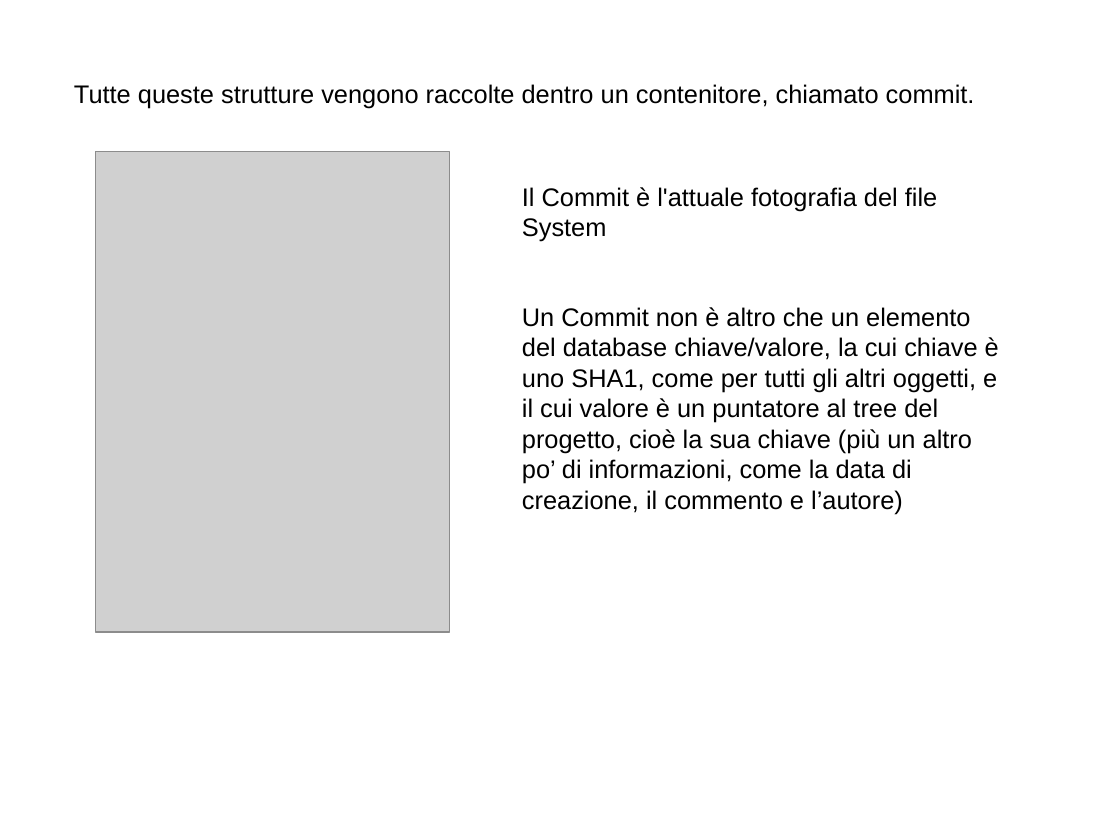
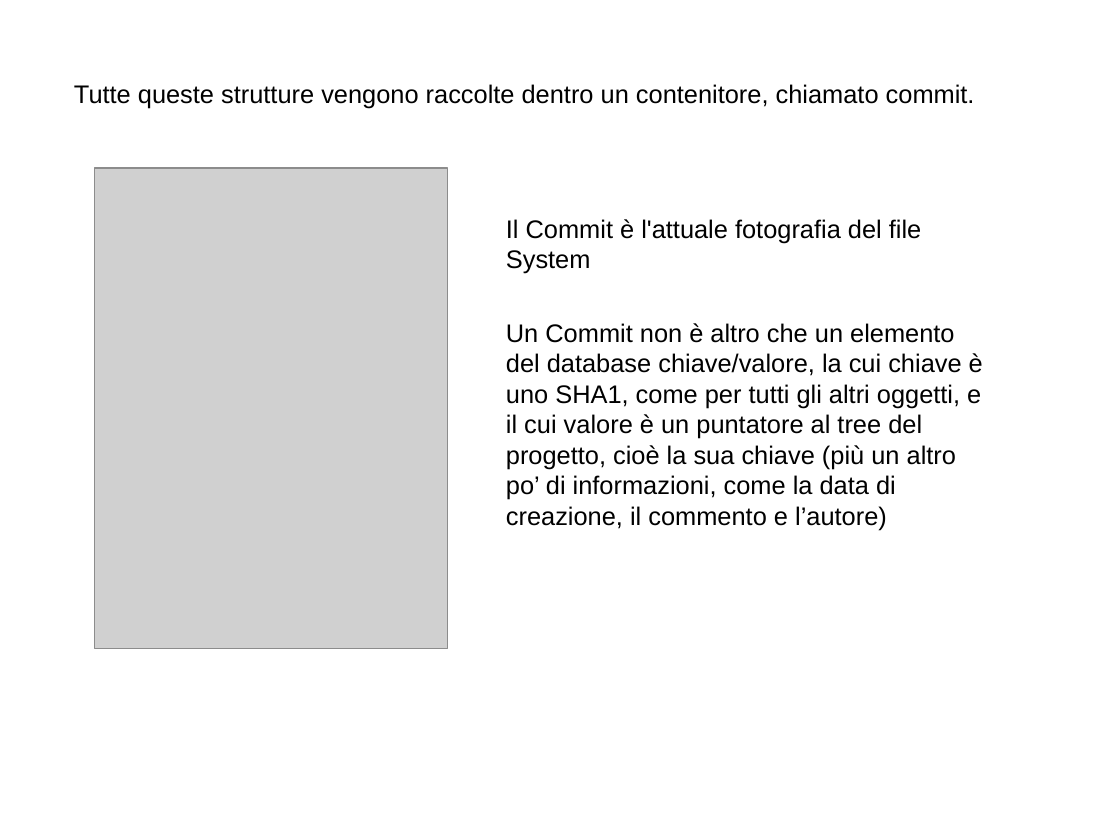
Before and after one commit to GioeleCicchini/Git-Presentation, a slide deck: slide 6 of presentazione git.odp (slide 5 before the commit). Drawn at 1120x840 pixels with LibreOffice and Linux fonts; fonts in the diff are those of the drawing; grey boxes stand for pictures; background and template pictures are left out. Boxes give left, top, right and bottom in pixels: in the first picture for what was removed or moved away, otherwise in the second. Text is boxed around its words. In the diff, an @@ line names an element or a change of style, - is before the commit and + after.

```diff
--- a/presentazione git.odp
+++ b/presentazione git.odp
@@ picture: place and size @@
-picture at bbox=[96, 151, 449, 632]
+picture at bbox=[95, 168, 448, 648]
@@ text "Il Commit è l'attuale fotografia ...": place and size @@
-text "Il Commit è l'attuale fotografia ..." at bbox=[522, 187, 937, 242]
+text "Il Commit è l'attuale fotografia ..." at bbox=[506, 219, 921, 274]
@@ text "Un Commit non è altro ...": place and size @@
-text "Un Commit non è altro ..." at bbox=[522, 307, 999, 514]
+text "Un Commit non è altro ..." at bbox=[506, 323, 983, 530]
```
Also in this commit, not shown: 10 other slides changed, 1 slide added, 1 other file.
